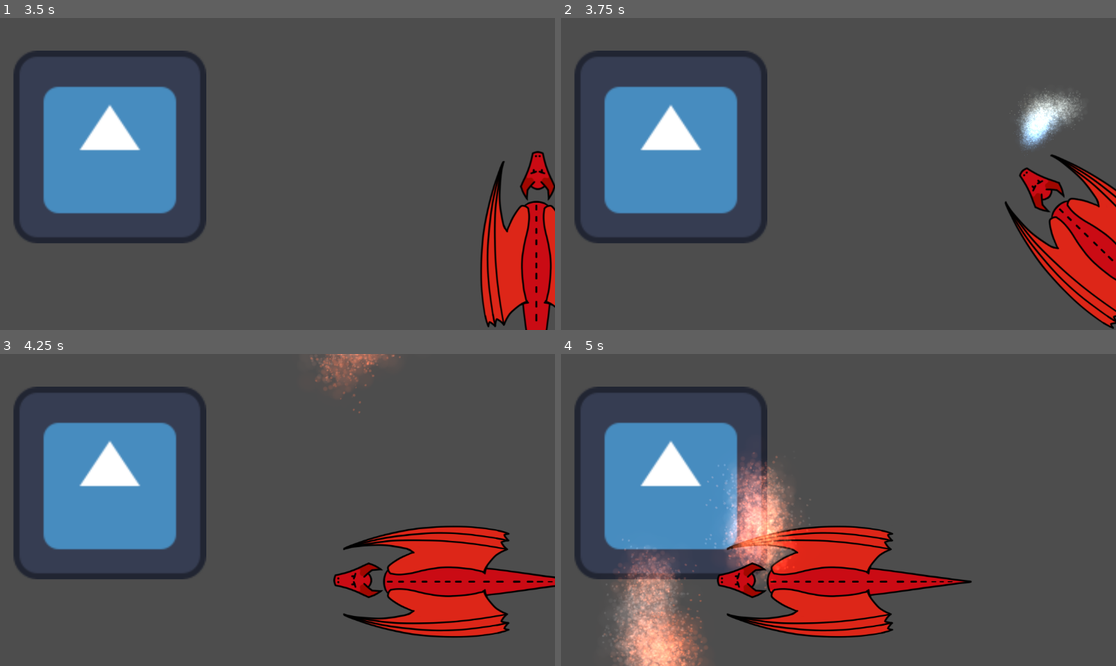
Above: before the commit, frames 1-4 (two rows, left to right).
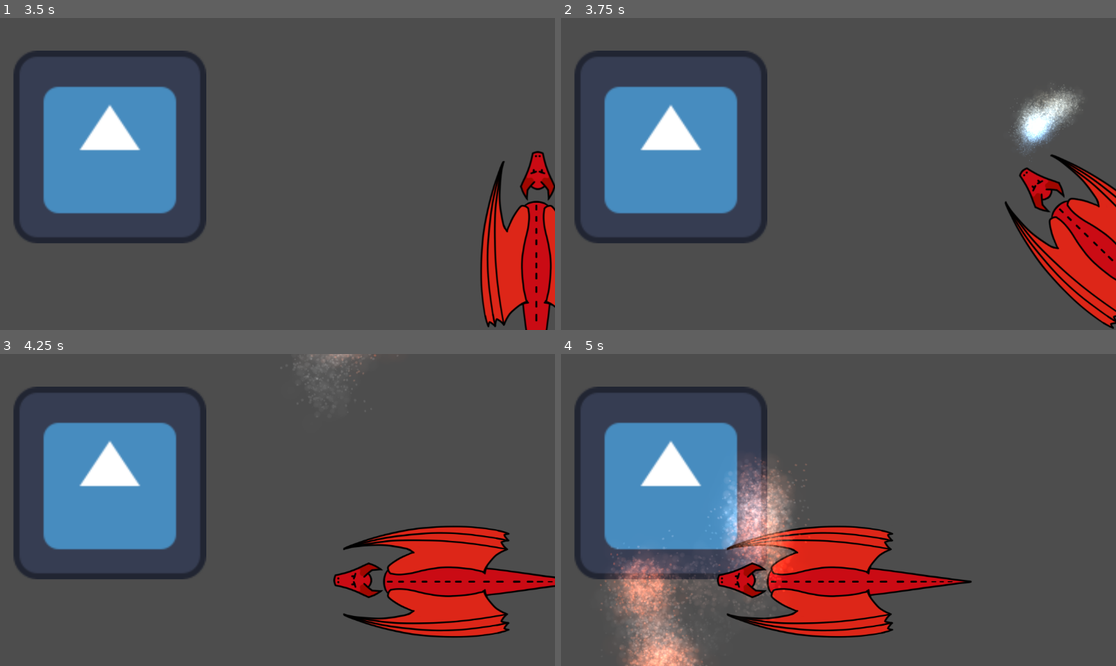
Above: after the commit, the same moments.

Repository: GiantBlargg/DragonHoard
Game: Godot game, scene res://Levels/Level.tscn
Two runs of this game, one before a commit and one after it. Both use one fixed random seed, a clock stepped at 60 frames per second and the inputs below. The engine's default icon, where the game draws it, is replaced by a stand-in: a white triangle on a blue panel in a dark square.
Inputs (mouse positions are in pixels of both pictures, inside the frame that each line leads up to):
- Up to frame 1 (3.5 s): tap Enter at 0.5 s; move the mouse to (399, 158) at 0.52 s; hold D (Right) 0.53-1.28 s; click (399, 158) at 0.6 s; move the mouse to (166, 189) at 1.27 s; hold S (Down) 1.28-2.03 s; click (166, 189) at 1.35 s; move the mouse to (333, 105) at 2.02 s; hold D (Right) 2.03-2.78 s; click (333, 105) at 2.1 s; move the mouse to (249, 236) at 2.77 s; hold W (Up) from 2.78 s (still down); click (249, 236) at 2.85 s
- Up to frame 2 (3.75 s): move the mouse to (1005, 220) at 3.52 s; release W (Up) at 3.53 s; hold A (Left) from 3.53 s (still down); click (1005, 220) at 3.6 s
- Up to frame 3 (4.25 s): keep holding A (Left)
- Up to frame 4 (5 s): keep holding A (Left); move the mouse to (672, 463) at 4.27 s; click (672, 463) at 4.35 s

Frame 1 is identical in both runs. In frame 2, 0.6% of the frame differs, in the area x 80-95%, y 21-46%; in frame 3, 0.7%; in frame 4, 5.4%, in the area x 7-46%, y 31-100%.

Commit message:
expand particle bounding

Diff:
--- a/Dragon/DragonHead.tscn
+++ b/Dragon/DragonHead.tscn
@@ -55,7 +55,7 @@
 lifetime = 0.8
 fixed_fps = 60
 collision_base_size = 0.0
-visibility_rect = Rect2(-350, -700, 700, 750)
+visibility_rect = Rect2(-1000, -1000, 2000, 2000)
 
 [node name="DragonParts" type="Sprite2D" parent="."]
 texture = ExtResource("2_fls4p")
